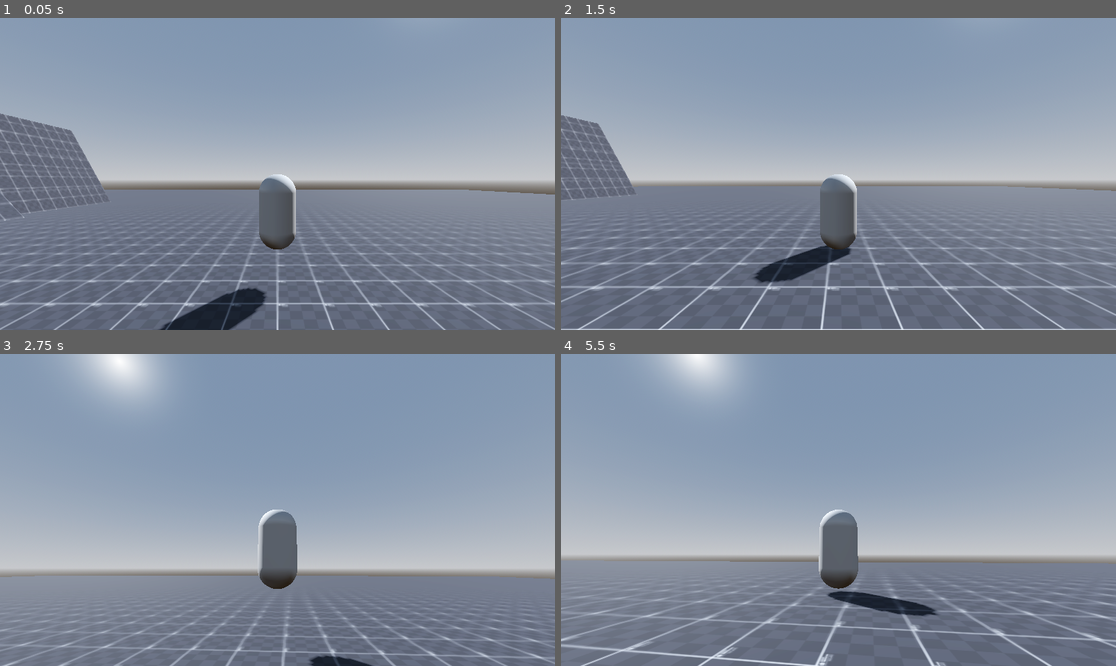
Above: before the commit, frames 1-4 (two rows, left to right).
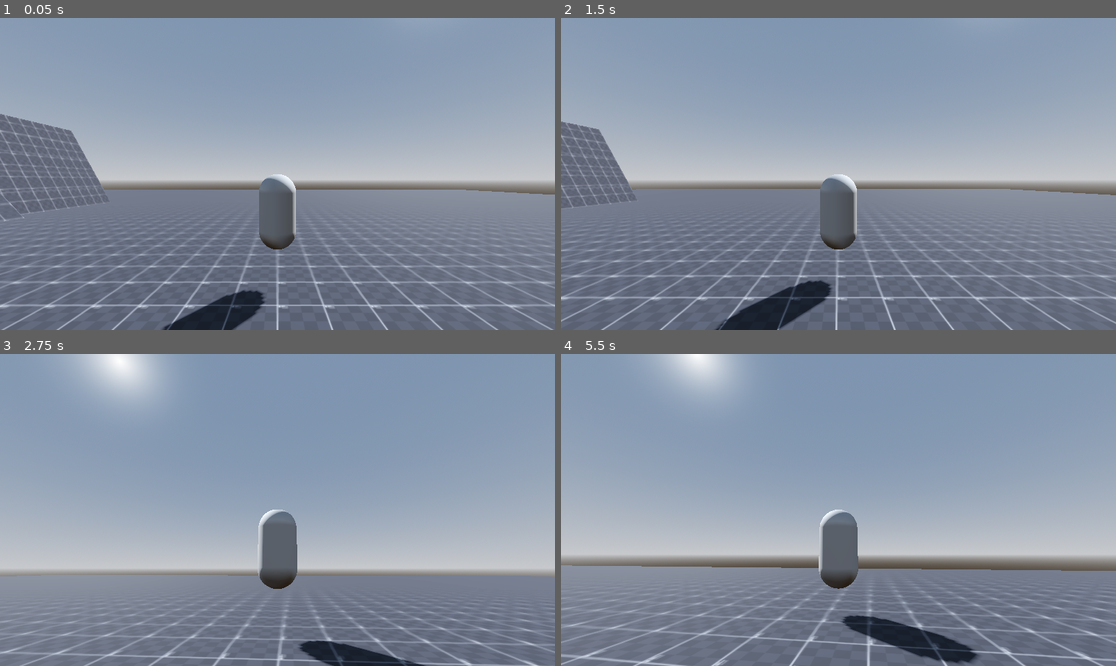
Above: after the commit, the same moments.

Repository: freddder/MountainGame
Game: Godot game, scene res://main_level.tscn
Same seed, same stepped clock (60 frames per second), same inputs: the game is played once before the commit and once after it.
Inputs (mouse positions are in pixels of both pictures, inside the frame that each line leads up to):
- Up to frame 1 (0.05 s): no input
- Up to frame 2 (1.5 s): tap Enter at 0.5 s; move the mouse to (960, 158) at 0.52 s; hold D (move_right) 0.53-1.28 s; hold Space (jump) 0.53-1.28 s; move the mouse to (727, 189) at 1.27 s; hold S (move_back) from 1.28 s (still down); click (727, 189) at 1.35 s
- Up to frame 3 (2.75 s): tap Space (jump) at 1.52, 1.55, 1.82 s; move the mouse to (288, 503) at 2.02 s; release S (move_back) at 2.03 s; hold W (move_forward) from 2.03 s (still down); hold Space (jump) from 2.03 s (still down)
- Up to frame 4 (5.5 s): keep holding W (move_forward); move the mouse to (832, 516) at 2.77 s; release Space (jump) at 2.78 s; click (832, 516) at 2.85 s; tap Space (jump) at 3.02, 3.05, 3.32, 4.52, 4.55, 4.82 s; move the mouse to (877, 513) at 3.52 s; hold Space (jump) 3.53-4.28 s; move the mouse to (794, 506) at 4.27 s; click (794, 506) at 4.35 s; move the mouse to (844, 510) at 5.02 s; hold Space (jump) from 5.03 s (still down)

The runs differ from the first frame. In frame 1, 4.2% of the frame differs, in the area x 0-100%, y 30-100%; in frame 2, 10%, in the area x 0-100%, y 31-100%; in frame 3, 4.3%; in frame 4, 8.8%.

Commit message:
Finished state machine for player movement

Diff:
--- a/Player/player.gd
+++ b/Player/player.gd
@@ -27,42 +27,6 @@
 
 	camera_target.rotation.y -= camera_input_direction.x * delta
 
-	var input_direction = Vector2.ZERO
-	var target_horizontasl_velocity = Vector3.ZERO
-
-	if Input.is_action_pressed("move_right"):
-		input_direction.x += 1
-	if Input.is_action_pressed("move_left"):
-		input_direction.x -= 1
-	if Input.is_action_pressed("move_back"):
-		input_direction.y += 1
-	if Input.is_action_pressed("move_forward"):
-		input_direction.y -= 1
-
-	input_direction = input_direction.normalized()
-	target_horizontasl_velocity = camera_target.transform.basis.z * input_direction.y + camera_target.transform.basis.x * input_direction.x
-	target_horizontasl_velocity.y = 0
-	target_horizontasl_velocity = target_horizontasl_velocity.normalized() * max_walk_speed
-
-	#Horizontal velocity
-	var horizontal_velocity := Vector3.ZERO
-	if is_on_floor():
-		# velocity = velocity.lerp(target, H\_acc \* delta)
-		horizontal_velocity = velocity.lerp(target_horizontasl_velocity, walk_acceleration * delta)
-	else:
-		horizontal_velocity = velocity
-		horizontal_velocity.y = 0
-
-	# Vertical Velocity
-	var vertical_velocity := 0.0
-	if is_on_floor() and Input.is_action_pressed("jump"):
-		vertical_velocity = 10.0
-	else:
-		vertical_velocity = velocity.y + -(fall_acceleration * delta)
-		vertical_velocity = clamp(vertical_velocity, -max_fall_speed, max_fall_speed)
-
-	velocity = Vector3(horizontal_velocity.x, vertical_velocity, horizontal_velocity.z)
-
 	move_and_slide()
 
 	camera_input_direction = Vector2.ZERO
--- a/Player/player.tscn
+++ b/Player/player.tscn
@@ -1,8 +1,9 @@
-[gd_scene load_steps=7 format=3 uid="uid://4wvwyli1pm5a"]
+[gd_scene load_steps=8 format=3 uid="uid://4wvwyli1pm5a"]
 
 [ext_resource type="Script" path="res://Player/player.gd" id="1_4s51k"]
 [ext_resource type="Script" path="res://State Machine/state_machine.gd" id="2_t4gjq"]
 [ext_resource type="Script" path="res://Player/player_grounded.gd" id="3_7auwm"]
+[ext_resource type="Script" path="res://Player/player_airborne.gd" id="4_plo77"]
 
 [sub_resource type="CapsuleMesh" id="CapsuleMesh_r25e2"]
 
@@ -28,8 +29,12 @@
 
 [node name="Camera3D" type="Camera3D" parent="CameraTarget/SpringArm3D"]
 
-[node name="StateMachine" type="Node" parent="."]
+[node name="StateMachine" type="Node" parent="." node_paths=PackedStringArray("initial_state")]
 script = ExtResource("2_t4gjq")
+initial_state = NodePath("Airborne")
 
 [node name="Grounded" type="Node" parent="StateMachine"]
 script = ExtResource("3_7auwm")
+
+[node name="Airborne" type="Node" parent="StateMachine"]
+script = ExtResource("4_plo77")
--- /dev/null
+++ b/Player/player_airborne.gd
@@ -0,0 +1,29 @@
+extends State
+class_name PlayerAirborne
+
+@export_group("Movement")
+@export var fall_acceleration: float = 45.0
+@export var max_fall_speed: float = 75.0
+
+@onready var body: CharacterBody3D = $"../.."
+@onready var camera_target: Node3D = $"../../CameraTarget"
+
+func enter():
+	print("air")
+
+func exit():
+	pass
+
+func update(delta: float):
+	pass
+
+func physics_update(delta: float):
+	if body.is_on_floor():
+		ChangeState.emit("grounded")
+		return
+
+	var vertical_velocity = 0.0
+	vertical_velocity = body.velocity.y + -(fall_acceleration * delta)
+	vertical_velocity = clamp(vertical_velocity, -max_fall_speed, max_fall_speed)
+
+	body.velocity.y = vertical_velocity
--- a/Player/player_grounded.gd
+++ b/Player/player_grounded.gd
@@ -1,9 +1,5 @@
 extends State
 class_name PlayerGrounded
-
-@export_group("Camera")
-@export var camera_sensitivity: float = .35
-var camera_input_direction := Vector2.ZERO
 
 @export_group("Movement")
 @export var max_walk_speed: float = 10.0
@@ -13,7 +9,7 @@
 @onready var camera_target: Node3D = $"../../CameraTarget"
 
 func enter():
-	pass
+	print("ground")
 
 func exit():
 	pass
@@ -22,10 +18,9 @@
 	pass
 
 func physics_update(delta: float):
-	camera_target.rotation.x -= camera_input_direction.y * delta
-	camera_target.rotation.x = clamp(camera_target.rotation.x, -PI / 2 + 0.1, PI / 2 - 0.1)
-
-	camera_target.rotation.y -= camera_input_direction.x * delta
+	if !body.is_on_floor():
+		ChangeState.emit("airborne")
+		return
 
 	var input_direction = Vector2.ZERO
 	var target_horizontasl_velocity = Vector3.ZERO
@@ -44,11 +39,13 @@
 	target_horizontasl_velocity.y = 0
 	target_horizontasl_velocity = target_horizontasl_velocity.normalized() * max_walk_speed
 
-	#Horizontal velocity
-	var horizontal_velocity := Vector3.ZERO
-	if body.is_on_floor():
-		# velocity = velocity.lerp(target, H\_acc \* delta)
-		horizontal_velocity = body.velocity.lerp(target_horizontasl_velocity, walk_acceleration * delta)
-	else:
-		horizontal_velocity = body.velocity
-		horizontal_velocity.y = 0
+	# Horizontal velocity
+	# velocity = velocity.lerp(target, H\_acc \* delta)
+	var horizontal_velocity := body.velocity.lerp(target_horizontasl_velocity, walk_acceleration * delta)
+
+	# Vertical velocity
+	var vertical_velocity = 0.0
+	if Input.is_action_pressed("jump"):
+		vertical_velocity = 10.0
+
+	body.velocity = Vector3(horizontal_velocity.x, vertical_velocity, horizontal_velocity.z)
--- a/State Machine/state_machine.gd
+++ b/State Machine/state_machine.gd
@@ -12,15 +12,14 @@
 			child.ChangeState.connect(transition_to_state)
 
 	if initial_state:
+		current_state = initial_state
 		initial_state.enter()
 
 func _process(delta):
-	return
 	if current_state:
 		current_state.update(delta)
 
 func _physics_process(delta):
-	return
 	if current_state:
 		current_state.physics_update(delta)
 
